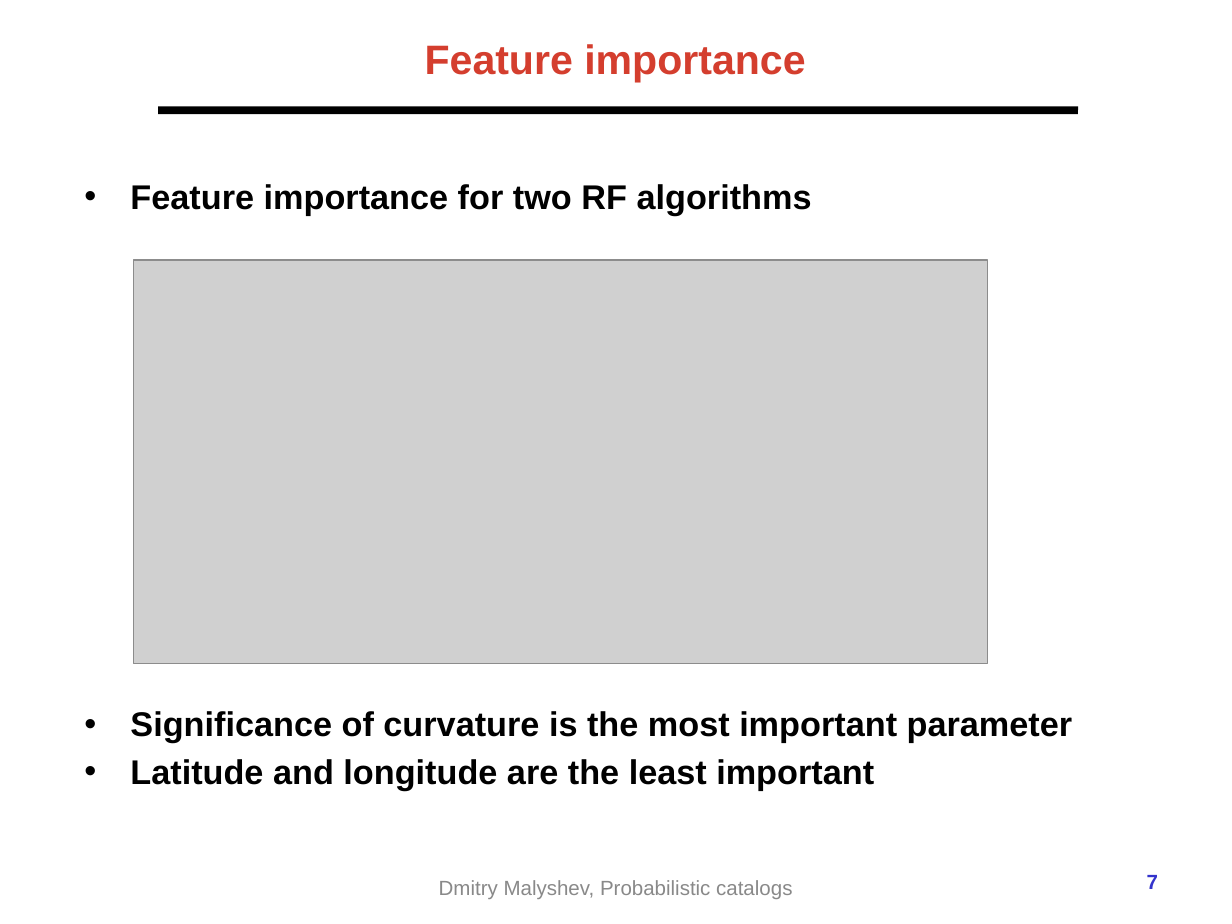
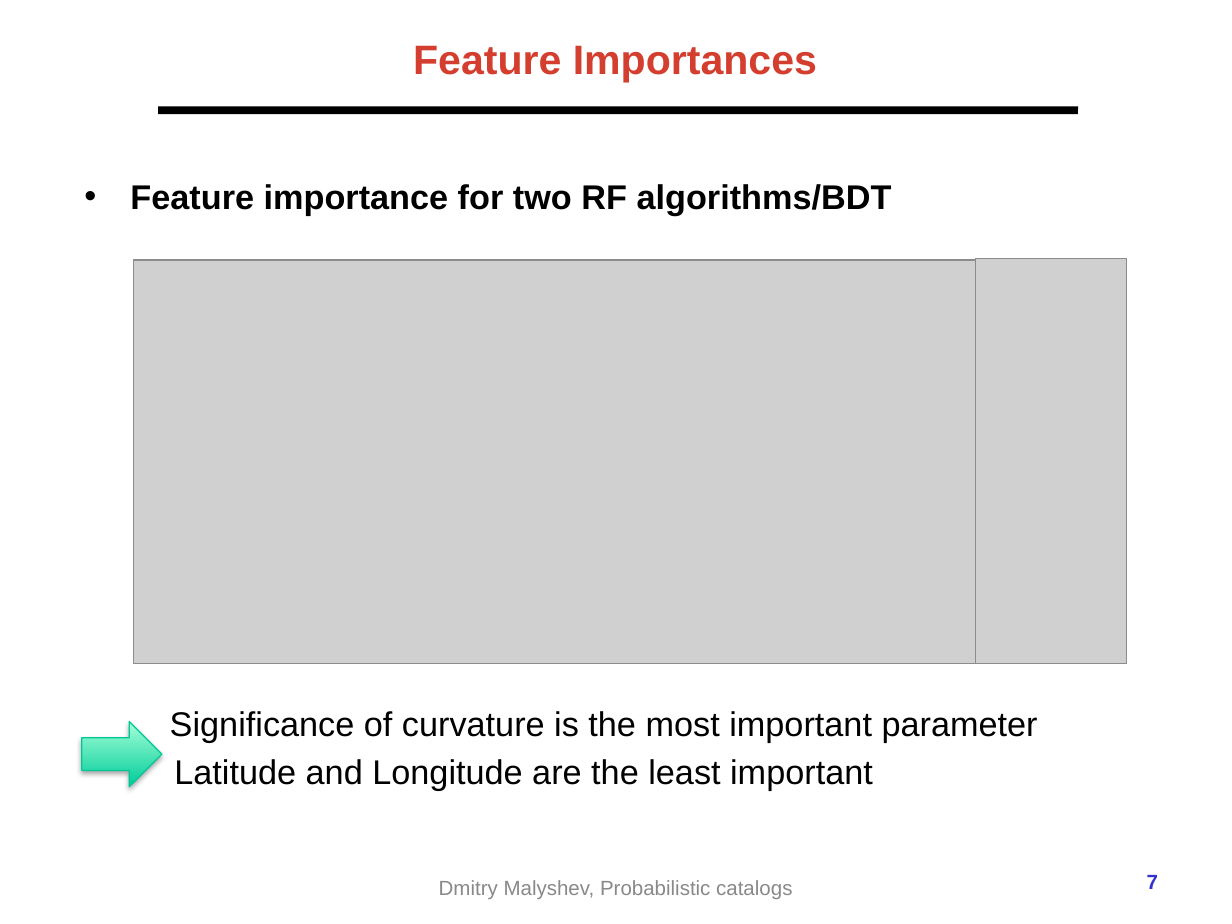
Before and after one commit to aakashbhat/Fermi-LAT, a slide deck: slide 7 of presentations/2021-02-Fermi_prob_catalog_ECAP_ML.pptx. Drawn at 1232x924 pixels with LibreOffice and Linux fonts; fonts in the diff are those of the drawing; grey boxes stand for pictures; background and template pictures are left out. Boxes give left, top, right and bottom in pixels: in the first picture for what was removed or moved away, otherwise in the second. Text is boxed around its words. In the diff, an @@ line names an element or a change of style, - is before the commit and + after.

```diff
--- a/presentations/2021-02-Fermi_prob_catalog_ECAP_ML.pptx
+++ b/presentations/2021-02-Fermi_prob_catalog_ECAP_ML.pptx
@@ title at bbox=[413, 45, 817, 82]: text changed @@
-Feature importance
+Feature Importances
@@ text at bbox=[130, 184, 892, 216]: text changed @@
-• Feature importance for two RF algorithms
+• Feature importance for two RF algorithms/BDT
@@ picture added at bbox=[976, 259, 1127, 664] @@
@@ text at bbox=[170, 711, 1038, 743]: bold off in "Significance of curvature is the most important ..."; bullet • to none @@
@@ right arrow added at bbox=[81, 722, 161, 787], fill gradient #00CC99 to #A5FFD6, outline #00C896 0.75 pt @@
@@ text at bbox=[174, 759, 873, 791]: text changed; bold off @@
-• Latitude and longitude are the least important
+  Latitude and Longitude are the least important
```
Also in this commit, not shown: 13 other slides changed, 26 other files.
